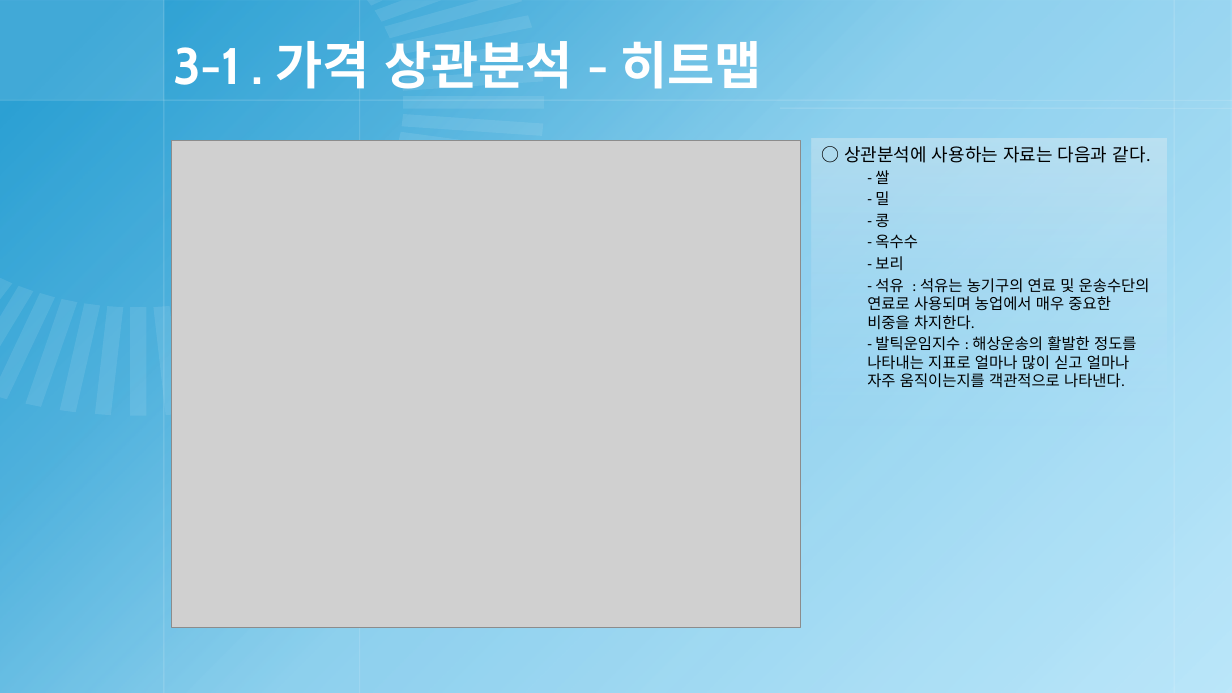
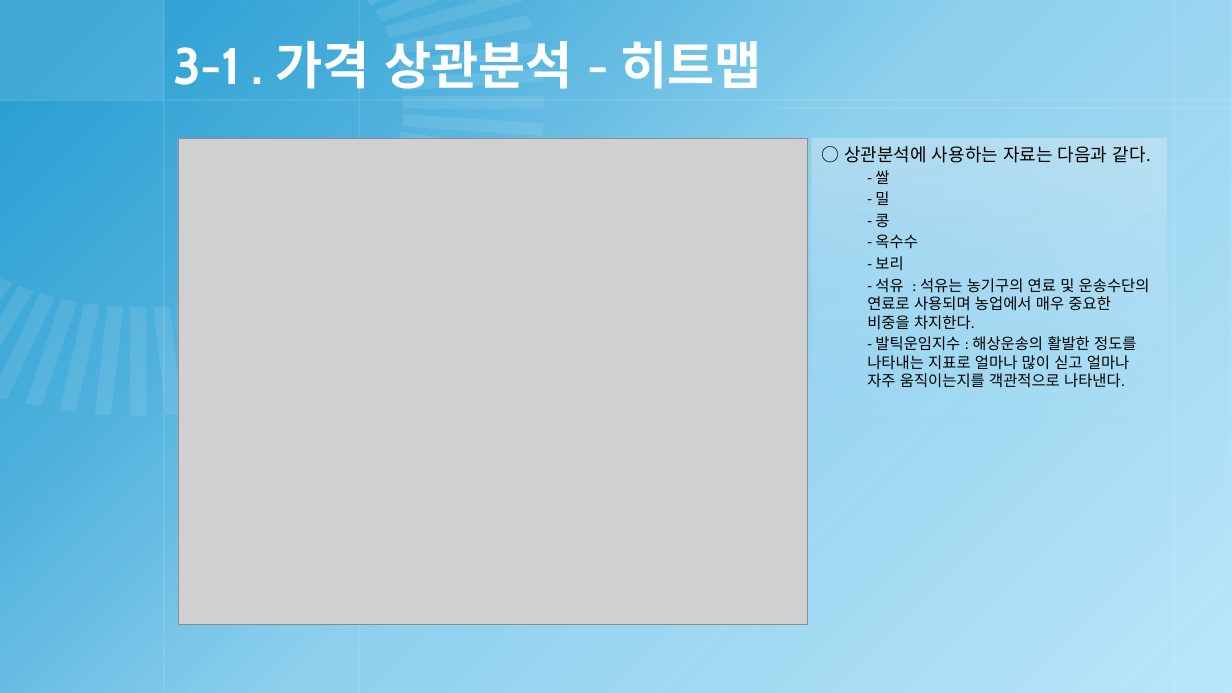
Before and after one commit to micenicen/single_project, a slide deck: slide 17 of Desktop/single_project/프로젝트. 곡물가격 데이터.pptx. Drawn at 1232x693 pixels with LibreOffice and Linux fonts; fonts in the diff are those of the drawing; grey boxes stand for pictures; background and template pictures are left out. Boxes give left, top, right and bottom in pixels: in the first picture for what was removed or moved away, otherwise in the second. Text is boxed around its words. In the diff, an @@ line names an element or a change of style, - is before the commit and + after.

```diff
--- a/Desktop/single_project/프로젝트. 곡물가격 데이터.pptx
+++ b/Desktop/single_project/프로젝트. 곡물가격 데이터.pptx
@@ picture: place and size @@
-picture at (171,140,800,627)
+picture at (178,139,808,625)
@@ freeform shape added at (177,303,217,412), fill #F2FAFE at 10% opacity @@
```
Also in this commit, not shown: 1 other slide changed.
